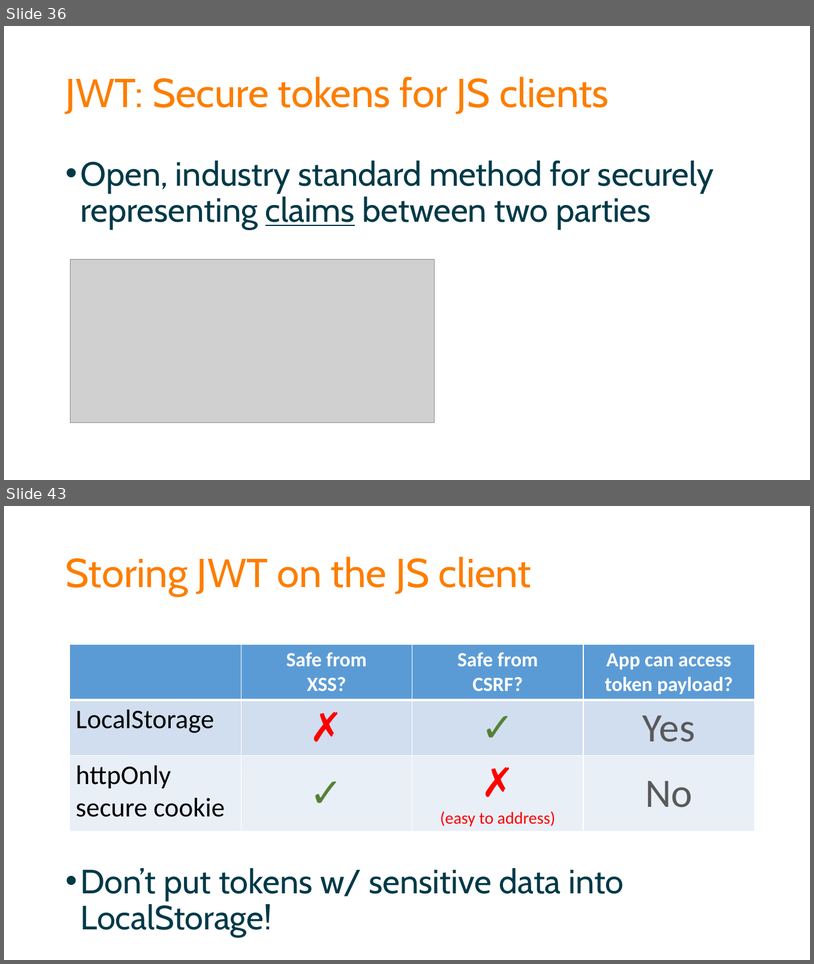
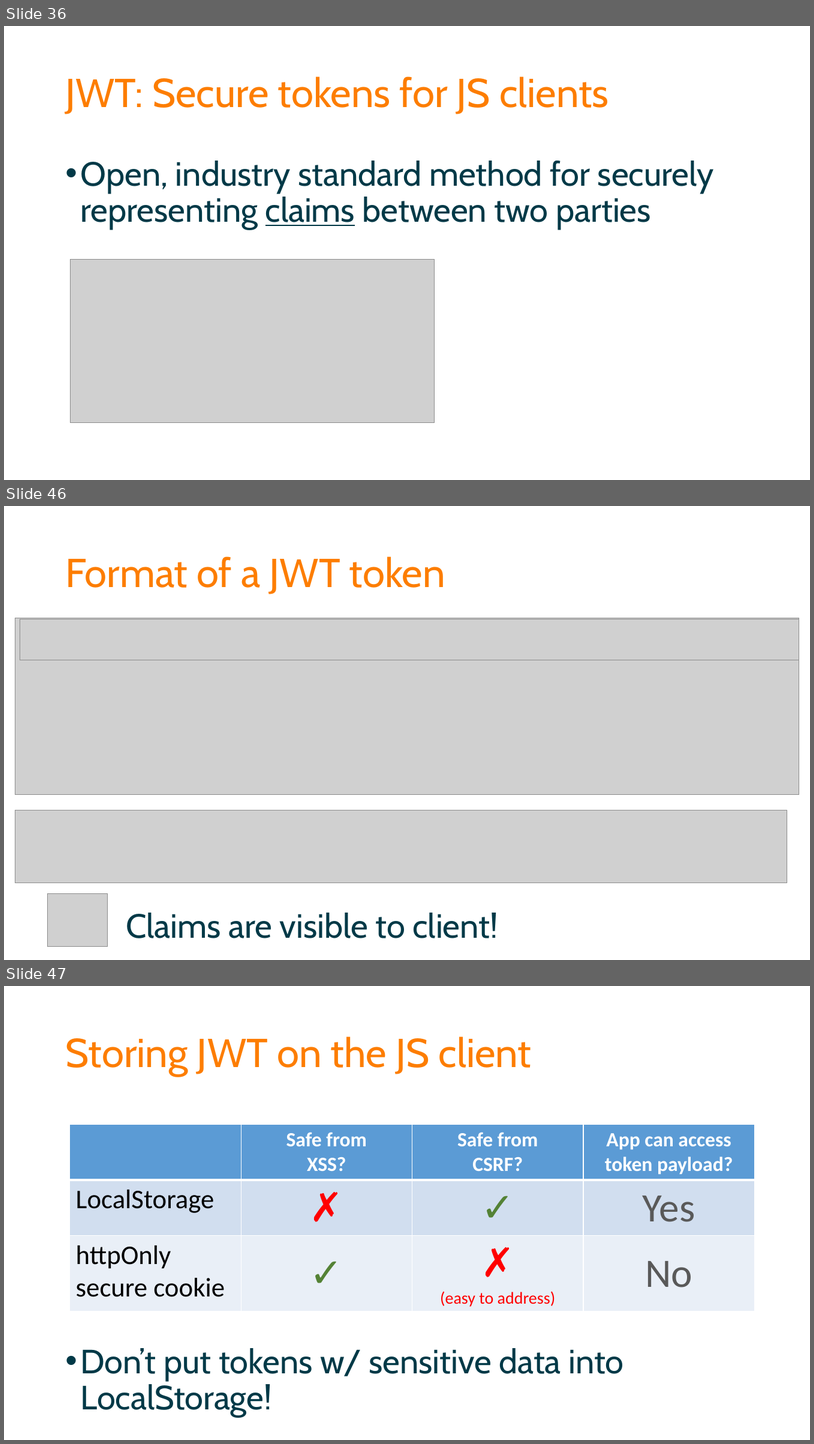
Before and after one commit to spetryjohnson/Securing-Your-API-Endpoints, a slide deck: Securing Your API Endpoints.pptx. Shown one above the other, each under a label of ours: slides 36 and 43 before the commit, slides 36, 46 and 47 after it; the slides between them are not shown. The pictures are 814x964 and 814x1444 pixels, drawn with LibreOffice and Linux fonts; fonts in the diff are those of the drawing; grey boxes stand for pictures. Boxes give left, top, right and bottom in pixels: in the first picture for what was removed or moved away, otherwise in the second. Text is boxed around its words. In the diff, an @@ line names an element or a change of style, - is before the commit and + after.

```diff
--- a/Securing Your API Endpoints.pptx
+++ b/Securing Your API Endpoints.pptx
@@ slide 46 added at <box>4,506,810,960</box>, background #FFFFFF @@
@@ title added at <box>65,556,446,594</box>, 48 pt, text #FD7D00 @@
+Format of a JWT token
@@ picture added at <box>15,618,800,795</box> @@
@@ picture added at <box>20,619,800,660</box> @@
@@ picture added at <box>15,810,788,883</box> @@
@@ picture added at <box>48,893,108,946</box> @@
@@ text added at <box>126,912,498,938</box>, 40 pt, text #013947 @@
+Claims are visible to client!
@@ what was slide 43 is now slide 47 @@
```
Also in this commit, not shown: 6 slides changed, 3 other slides added, 3 other files.
